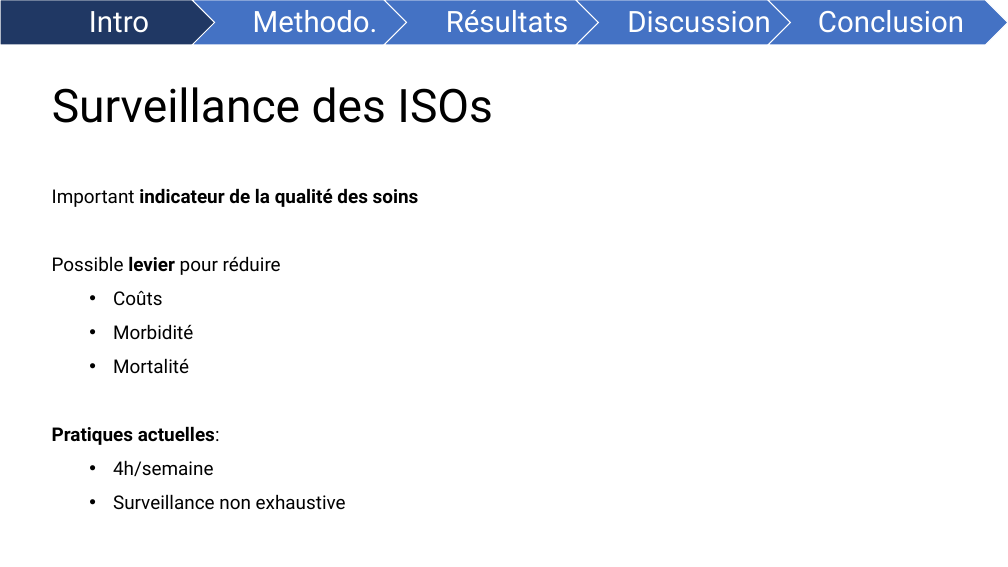
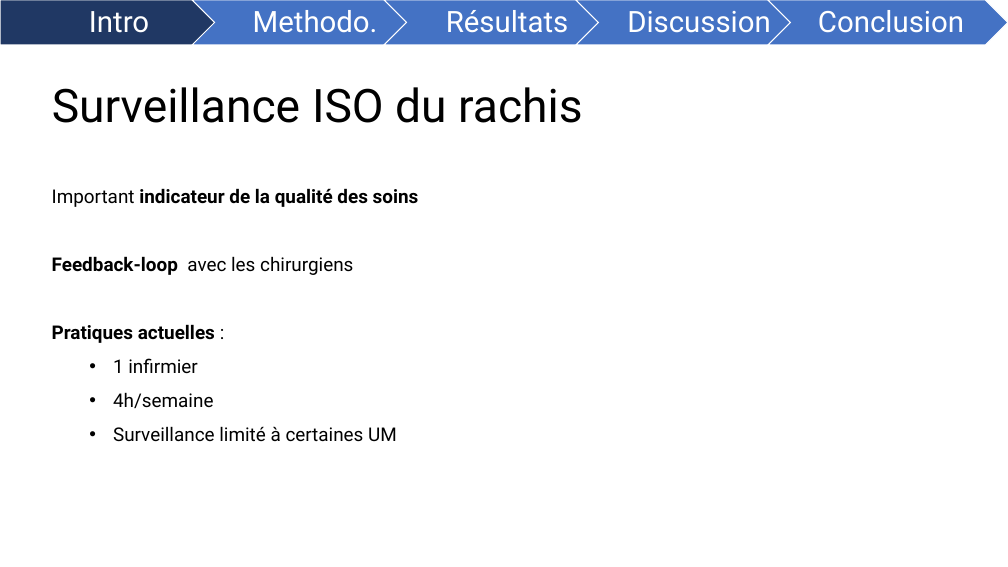
Before and after one commit to FrancescoMonti-source/theses_internes, a slide deck: slide 3 of memoire/reports/DÉTECTION SEMI-AUTOMATISÉE DES INFECTIONS POST-OPÉRATOIRES.pptx. Drawn at 1008x567 pixels with LibreOffice and Linux fonts; fonts in the diff are those of the drawing. Boxes give left, top, right and bottom in pixels: in the first picture for what was removed or moved away, otherwise in the second. Text is boxed around its words. In the diff, an @@ line names an element or a change of style, - is before the commit and + after.

```diff
--- a/memoire/reports/DÉTECTION SEMI-AUTOMATISÉE DES INFECTIONS POST-OPÉRATOIRES.pptx
+++ b/memoire/reports/DÉTECTION SEMI-AUTOMATISÉE DES INFECTIONS POST-OPÉRATOIRES.pptx
@@ title at [52, 87, 582, 123]: text changed @@
-Surveillance des ISOs
+Surveillance ISO du rachis
@@ text at [52, 256, 353, 374]: text changed; bold on @@
-Possible levier pour réduire
-  • Coûts
-  • Morbidité
-  • Mortalité
-Pratiques actuelles:
+Feedback-loop avec les chirurgiens
+Pratiques actuelles :
+  • 1 infirmier
@@ text at [113, 426, 397, 442]: text changed @@
-  • Surveillance non exhaustive
+  • Surveillance limité à certaines UM
```
Also in this commit, not shown: 8 other slides changed, 2 slides added, 1 slide removed.
